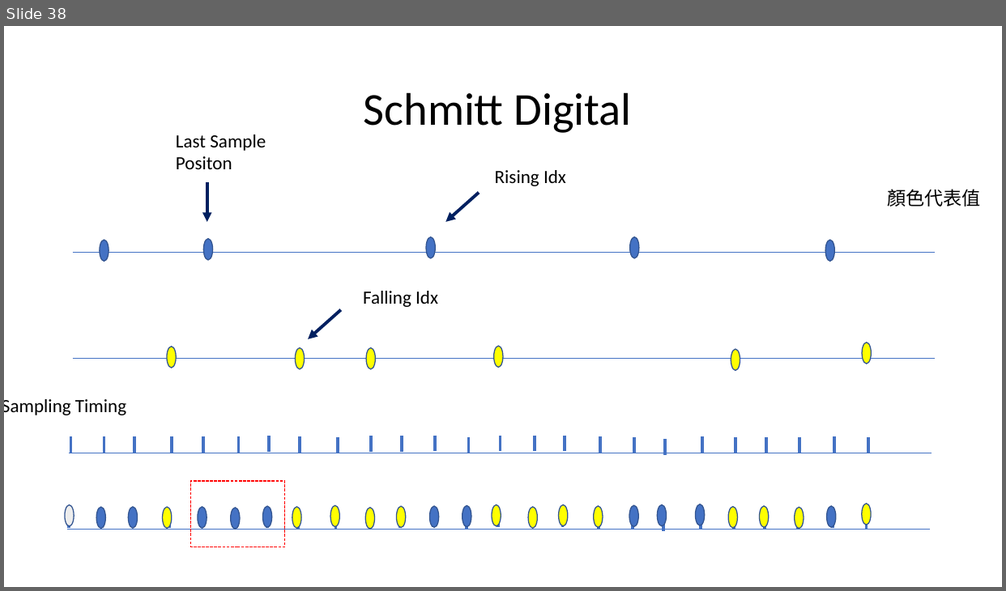
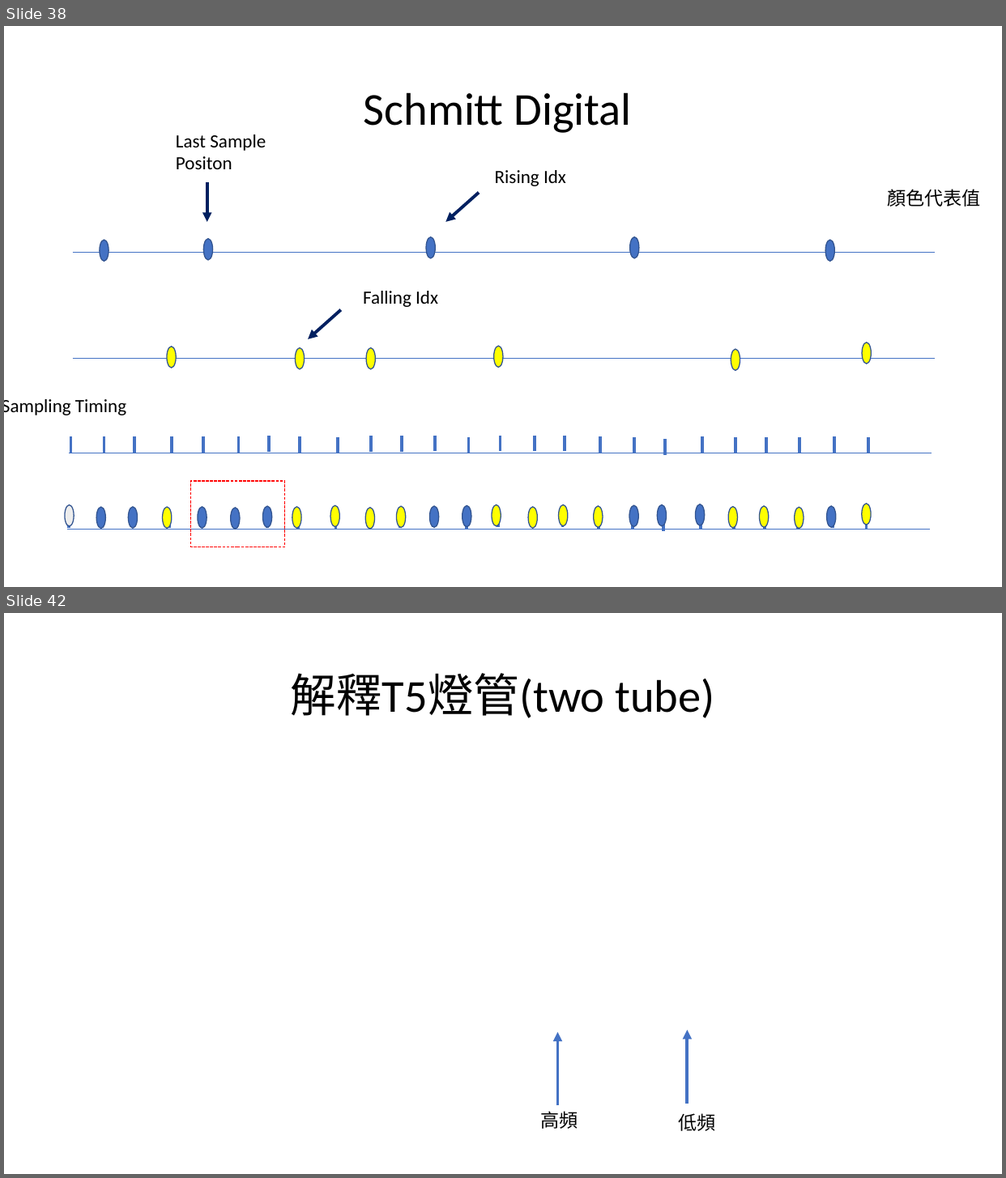
Before and after one commit to a0910281835/Summrary_PDF, a slide deck: Project_Summary_pdf/Project_Summary.pptx. Shown one above the other, each under a label of ours: slide 38 before the commit, slides 38 and 42 after it; the slides between them are not shown. The pictures are 1006x591 and 1006x1178 pixels, drawn with LibreOffice and Linux fonts; fonts in the diff are those of the drawing; grey boxes stand for pictures. Boxes give left, top, right and bottom in pixels: in the first picture for what was removed or moved away, otherwise in the second. Text is boxed around its words. In the diff, an @@ line names an element or a change of style, - is before the commit and + after.

Commit message:
* Update T5 Page

```diff
--- a/Project_Summary_pdf/Project_Summary.pptx
+++ b/Project_Summary_pdf/Project_Summary.pptx
@@ slide 42 added at <box>4,613,1002,1174</box>, background #FFFFFF @@
@@ title added at <box>291,673,714,718</box>, 44 pt, text #000000 @@
+解釋T5燈管(two tube)
@@ arrow added from (558, 1105) to (558, 1033), #4472C4 3 pt @@
@@ arrow added from (688, 1103) to (688, 1030), #4472C4 3 pt @@
@@ text added at <box>541,1111,578,1129</box>, 18 pt, text #000000 @@
+高頻
@@ text added at <box>678,1114,715,1131</box>, 18 pt, text #000000 @@
+低頻
```
Also in this commit, not shown: 2 slides changed, 4 other slides added.
